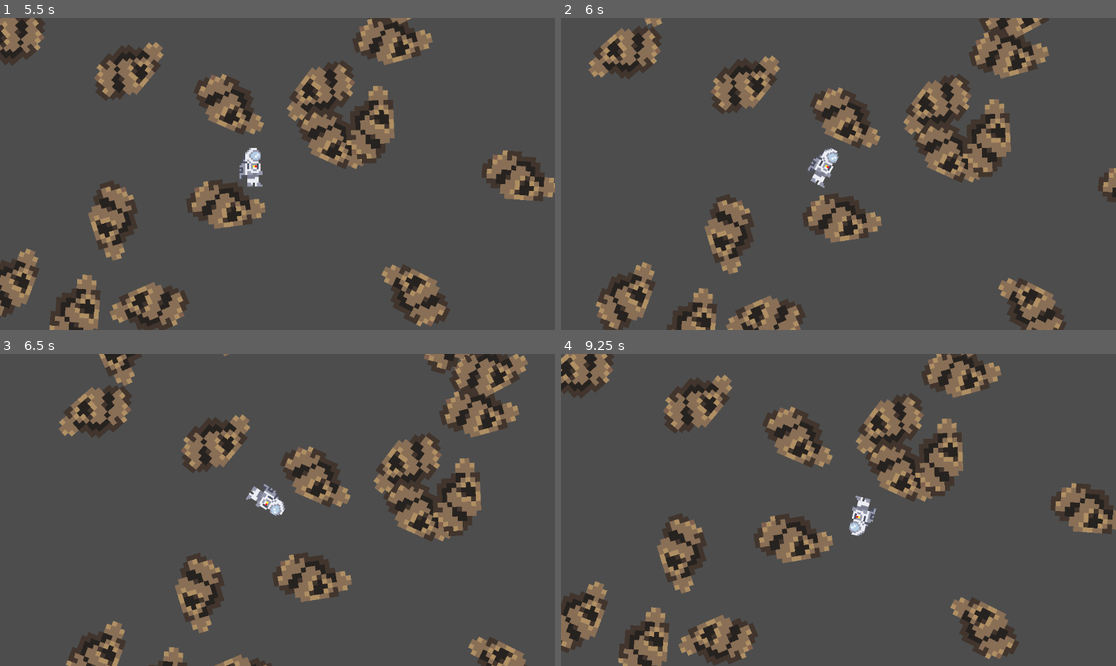
Above: before the commit, frames 1-4 (two rows, left to right).
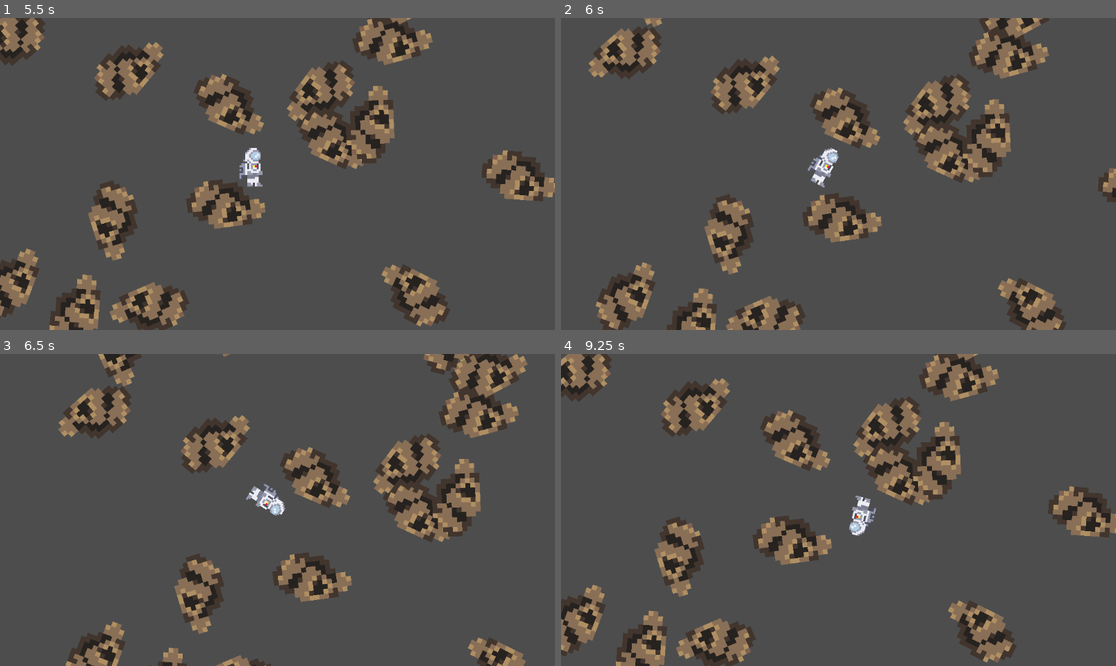
Above: after the commit, the same moments.

Repository: AgilMonkey/NoOxygenGame-ItechGamejam2023
Game: Godot game, scene res://scenes/Main.tscn
The game is run twice, just before and just after one commit, with the same random seed, the same clock (stepped at 60 frames per second) and the same inputs.
Inputs:
- Up to frame 1 (5.5 s): tap Enter at 0.5 s; hold Right (move_right) 0.53-1.28 s; tap Q every 0.75 s from 0.6 to 5.1 s; hold Down (move_back) 1.28-2.03 s; hold Right (move_right) 2.03-2.78 s; hold Up (move_forward) 2.78-3.53 s; hold Left (move_left) 3.53-5.03 s; hold Down (move_back) from 5.03 s (still down)
- Up to frame 2 (6 s): release Down (move_back) at 5.78 s; hold Right (move_right) from 5.78 s (still down); tap Q at 5.85 s
- Up to frame 3 (6.5 s): keep holding Right (move_right)
- Up to frame 4 (9.25 s): release Right (move_right) at 6.53 s; hold Up (move_forward) 6.53-7.28 s; tap Q every 0.75 s from 6.6 to 8.85 s; hold Right (move_right) 7.28-8.03 s; hold Down (move_back) 8.03-8.78 s; hold Left (move_left) from 8.78 s (still down)

Frame 1 is identical in both runs. In frame 2, 0.7% of the frame differs, in the area x 5-100%, y 0-100%; in frame 3, 2.4%; in frame 4, 12%, in the area x 0-100%, y 0-100%.

Commit message:
Berhasil membuat spawn meteor random

Diff:
--- a/objects/astronot/astronot.gd
+++ b/objects/astronot/astronot.gd
@@ -1,5 +1,9 @@
 extends RigidBody2D
 
+# Stat var
+var health := 10
+
+# Movement var
 var speed := 300.0
 var max_speed := 400.0
 var rot_speed := 200
@@ -9,12 +13,6 @@
 var _rot_dir := 0
 
 
-# Called when the node enters the scene tree for the first time.
-func _ready() -> void:
-	pass # Replace with function body.
-
-
-# Called every frame. 'delta' is the elapsed time since the previous frame.
 func _physics_process(delta: float) -> void:
 	# Input
 	_input_dir.y = Input.get_action_raw_strength("move_back") - Input.get_action_raw_strength("move_forward")
--- a/objects/astronot/astronot.tscn
+++ b/objects/astronot/astronot.tscn
@@ -9,6 +9,8 @@
 height = 72.0
 
 [node name="Astronot" type="RigidBody2D"]
+collision_layer = 2
+collision_mask = 5
 physics_material_override = ExtResource("1_05pj7")
 gravity_scale = 0.0
 script = ExtResource("2_e6crm")
--- /dev/null
+++ b/objects/spawn_around.gd
@@ -0,0 +1,37 @@
+extends Node2D
+
+@export var range_spawn = 1500
+@export var spawn_count = 15
+@export_range(0, 1000, 1, "suffix:px") var spawn_until = 300
+var _last_pos : Vector2
+
+var asteroid : PackedScene = preload("res://objects/asteroid/asteroid.tscn")
+
+
+func _ready() -> void:
+	_last_pos = global_position
+
+func _physics_process(delta: float) -> void:
+	var cur_pos_len = global_position - _last_pos
+	if cur_pos_len.length() > spawn_until:
+		spawn()
+		_last_pos = global_position
+
+
+func spawn():
+	for i in spawn_count:
+		spawn_randomly_in_circle_ring(range_spawn)
+
+
+func spawn_randomly_in_circle_ring(radius: float) -> void:
+	var rand_rot = randf_range(0, 360)
+	var rand_pos : Vector2 = Vector2.from_angle(deg_to_rad(rand_rot)) * range_spawn
+
+	spawn_asteroid(rand_pos + global_position)
+
+
+func spawn_asteroid(pos : Vector2 = Vector2.ZERO):
+	var asteroid_instance : Node2D = asteroid.instantiate()
+	asteroid_instance.position = pos
+	asteroid_instance.rotation = randi_range(0, 360)
+	get_tree().get_root().add_child(asteroid_instance)
--- a/objects/spawn_manager.gd
+++ b/objects/spawn_manager.gd
@@ -16,9 +16,6 @@
 func _ready() -> void:
 	spawn_asteroid_with_offset(start_spawn_area, start_spawn_offs_area, start_spawn_count)
 
-#func _process(delta: float) -> void:
-#	if Input.is_key_label_pressed(KEY_Q):
-#		spawn_asteroid_with_offset(Vector4(0, 0, 1000, 1000), Vector4(200, 200, 500, 500), 1)
 
 func spawn_asteroid_with_offset(area: Vector4, off_area: Vector4, count: int):
 	for i in count:
--- a/project.godot
+++ b/project.godot
@@ -38,6 +38,11 @@
 ]
 }
 
+[layer_names]
+
+2d_physics/layer_2="player"
+2d_physics/layer_3="obj"
+
 [rendering]
 
 textures/canvas_textures/default_texture_filter=0
--- a/scenes/Main.tscn
+++ b/scenes/Main.tscn
@@ -1,8 +1,9 @@
-[gd_scene load_steps=4 format=3 uid="uid://c3ex6cnoi4jt4"]
+[gd_scene load_steps=5 format=3 uid="uid://c3ex6cnoi4jt4"]
 
 [ext_resource type="Script" path="res://objects/spawn_manager.gd" id="1_d0t83"]
 [ext_resource type="PackedScene" uid="uid://cd8y4ij1ee2ol" path="res://objects/asteroid/asteroid.tscn" id="2_doyi7"]
 [ext_resource type="PackedScene" uid="uid://uou4ssvxdcly" path="res://objects/astronot/astronot.tscn" id="3_5ol35"]
+[ext_resource type="Script" path="res://objects/spawn_around.gd" id="4_dmxju"]
 
 [node name="Main" type="Node2D"]
 
@@ -16,5 +17,8 @@
 [node name="Camera2D" type="Camera2D" parent="Astronot"]
 position_smoothing_enabled = true
 
+[node name="SpawnAround" type="Node2D" parent="Astronot"]
+script = ExtResource("4_dmxju")
+
 [node name="Node2D" type="Node2D" parent="."]
 position = Vector2(646, 517)
